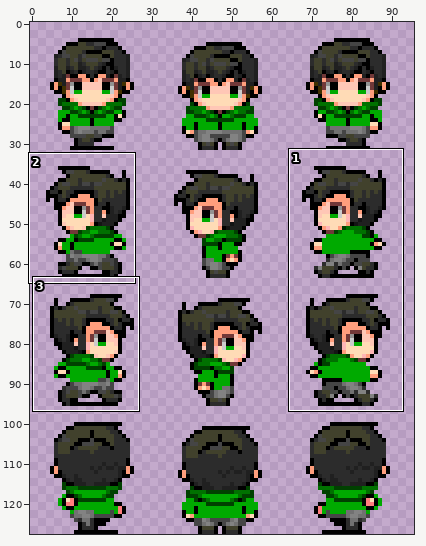
Sprite sheet: art/playersprite.png. Above: a wide view before the commit, with the close-up outlined.
Close-up. First the earlier version:
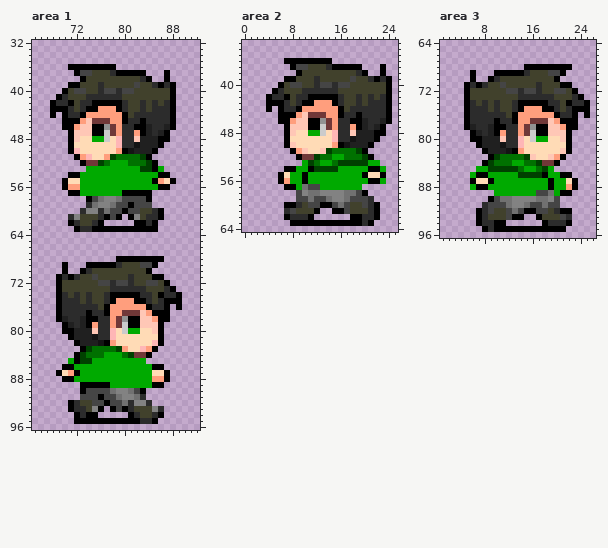
The file is 96x128 pixels. Shown: area 1: x 65..92, y 32..96; area 2: x 0..25, y 33..64; area 3: x 1..26, y 64..96. The commit also changed other parts of the picture, which this record leaves out.
The same view after the edit:
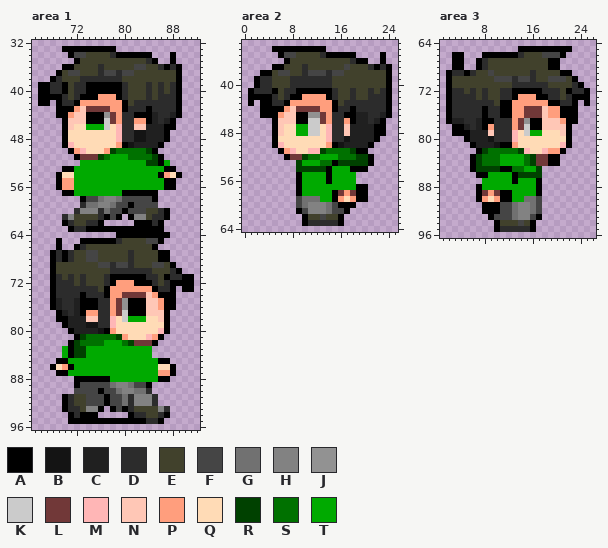
Palette (. is transparent): A #000000  B #141414  C #202020  D #2c2c2c  E #41412c  F #454545  G #717171  H #828282  J #929292  K #cbcbcb  L #713838  M #ffb6b6  N #ffc7b6  P #ff9e7d  Q #ffdbb6  R #004100  S #007100  T #00aa00
Edits made:
Changed rows in their new state; - is an unchanged pixel.
Area 1:
first column x 66:
33 ----AAAAAAAAA-------------
34 -----AFFEEEEDAAAAAA---A---
35 ------AEEEEEEEEEEEDA--A---
36 ----A-EEEEDEEEEEFFEEDADA--
37 ---AEFFEE-DFFDFFEEEEEEEA--
38 --ADEEEDDDDDDD---EEEEEEA--
39 AADDAEDDAAAAAAD-E-DEDEDA--
40 AADD--DDAAAAAADE--D-D-DA--
41 AAA---DAAAPPPAD---D-DDDA--
42 AA.A-DAPPPPPPPA-D-D-D-DA--
43 --.--APNLLLL-PADD-A---DA--
44 --.A-PNNAAAJL-DDAAAC--CA--
45 -----NNNAAAKL-D-PPAC-C----
46 -----NQQTTTKQM--NN-CCA----
47 ----AQQQQQQQQM--BB-C------
48 ----AQQ--QQQ----BB--C-----
49 ----AM-------PABC---------
50 ------PM---PRSSSSSR-------
51 -------LLLRSTTT--SSRA-----
52 -------TTTTT---TTT-RAT----
53 ----AATT---------TTT-AA---
54 ---AQQT--------------PQA--
55 ---APPT------------TTA----
56 ---AP-T-------------T-A---
57 ----A-T------------A------
58 -------AF---------FA------
59 -------DG----------F------
60 ------DH---------F-EDA----
61 ----DHE----------HE-DA----
62 ----ADE-D---------ADA-----
63 -----AD-A-----------A-----
64 -------------AAAAAAAAA----
65 ---A---AAAAAADEEEEFFA-----
66 ---A--ADEEEEEEEEEEEA------
67 --ADADEEFFEEEEEDEEEEAA----
68 --ADADEEFFEEEEEDEEEE-A----
69 --AEEEEEEEFFDFFD-EEFFEA---
70 --AEEEEEE---DDDDDDDEEEDA--
71 --ADEDED-E-DAAAAAADDEADDAA
72 --ADDD-D--EDAPPPAAAD-DAAAA
73 --ADDDDDDD-APPPPPPPAD---AA
74 --AD-D-A-DDAPPLLLLNP-AA.--
75 --AC--CAAAD-PLJA--NNP--.--
76 --AC--CAAADD-LJAAANNP-A.--
77 ----C-CAPP-D-LKAAANNN-----
78 ----ACC-NN--MQKTTTQQN-----
79 ------C-BB--MQQQQQQQQA----
80 ----.----CBAP-QQQ--QMA----
81 -----.ARSSSSSRP---MP------
82 -----ARSSSSTTTSRLLLA.-----
83 ----TARRTTTTTTTTTTT.------
84 ----TAR-TTT---TTTTT-------
85 ---AA-TTT---------TTAA----
86 --AQP--------------TQQA---
87 ----ATT------------TPPA---
88 ----..AAAAAA-------TA-----
89 ------AFFFFFGHHGFFA..-----
90 ------FF--A-FG-HGGD-------
91 ----ADEE--FA-FGDHHHD------
92 ----ADE-F---------HD------
93 ----AD-EH----------EHD----
94 -----ADA---------D-EDA----
95 -----A-----------A-DA-----
Area 2:
first column x 1:
34 ----AAAAAAAAA-----------
35 -----AFFEEEEDAAAAA----A-
36 -------EEEEEEEEEEDAA--A-
37 ----AAEEED---EEEFEEEDADA
38 --AAEFFEEDFFFDFF--EEEEEA
39 -ADDEEEDDDD-DD---E--EEE-
40 -ADDEE-DDDD-DDEEE-------
41 ADDD-EDDAAAAAA---D--D-D-
42 AAA--EDAAPPPP-DE-DE--D--
43 A-A-DDAPPPP----EDD-D----
44 --A-A-PNLLLL--ADDA------
45 --AAAPNNAAJJ--DDAACC--C-
46 ----ANNNAAKKLPD-P-C--CA.
47 ----ANQQTTKKQMD-NCC-CA--
48 ----ANQQTTKKQMD-NC------
49 ----AQQ------MD-BC------
50 ----AMQQ-----PABC-------
51 -----APMQQMMRS---RA-----
52 ------ALLRSSTT-S--R-----
53 --------R-TTSSA-----A.--
54 ------..RRR--AT--AAA...-
55 -----...AT---A----.....-
56 -----...AT---A----.....-
57 ------..ATTT------AA----
58 --------ATTTTTALPLA-----
59 ---------G-GTTAPQPAA.---
60 ------..FGHHHG-AAA....--
61 ------..AFHHHGFFA.....--
62 ------...AEEFEEA-.....--
63 -------..-DDDDD-.....---
Area 3:
first column x 2:
65 ------------AAAAAAAAA---
66 -AA---AAAAAADEEEFFFA----
67 -AA--ADEEEEEEEEEEAA-----
68 -AA--ADEEEEEEEEEE--..---
69 ADDADEEFEEEEEED--EE-A---
70 AEEEEEEEFFFDFFD--FFFEA--
71 AEEEEEE--E-DDDD-D--EEDA-
72 ADDED-D--DDAAAAADDDEADDA
73 ADDDD-D--DDAPPPAA-D-DA-A
74 ADDD-D-DEAAPPPPPPAADDA.-
75 ADDD--AD-AAPPLLLNPPAA-..
76 ADDD--A--AAP-LLLN-PAA--.
77 ACCD-CAAD--PLJAAN-NP----
78 -AACDCAPDD-PLKA-N--N-.--
79 -AAAC-CNDD-MQKTTQQQ-----
80 ---ACC-BDD-MQ-QQQ--Q----
81 ----AC--BAAPQ------M----
82 -----ARSSSSSRM--MPPA.---
83 ----ARSSSTTTTSRLLAA.----
84 ----ARSS-TT---RL-A------
85 ----ARR--AAS---R..------
86 ----.------A----.....---
87 ----..TT---A---A......--
88 ----.-T--------A......--
89 -----ALPLAA----A.....---
90 -----APQPAATTGGF...-----
91 ------AAA-FG-HG-...-----
92 -----.AAAF--HHG-.....---
93 -----..AFF-GHHF-.....---
94 -----...-EEEFEA-.....---
95 ------..-DDDDD-.....----
